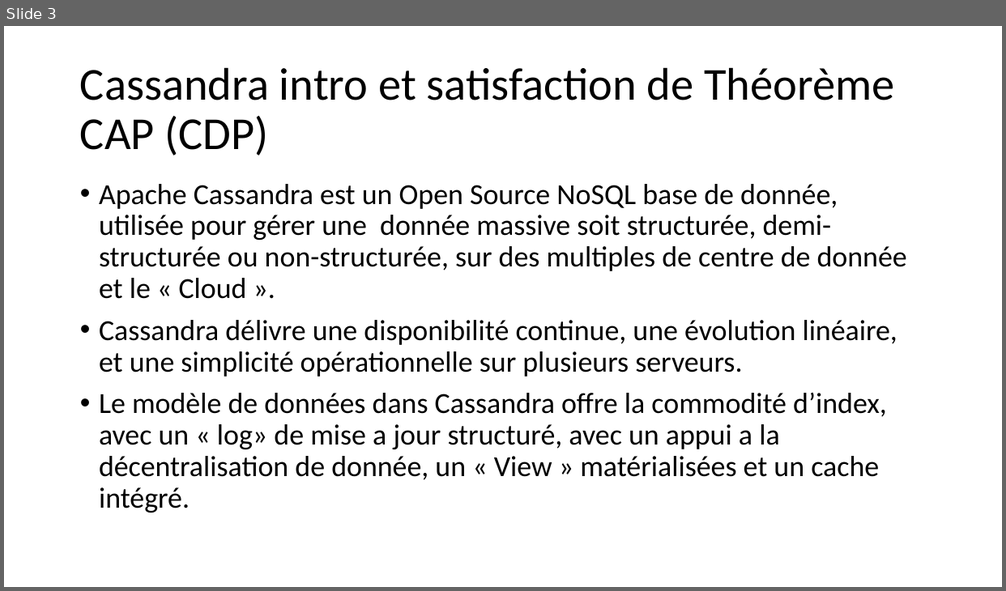
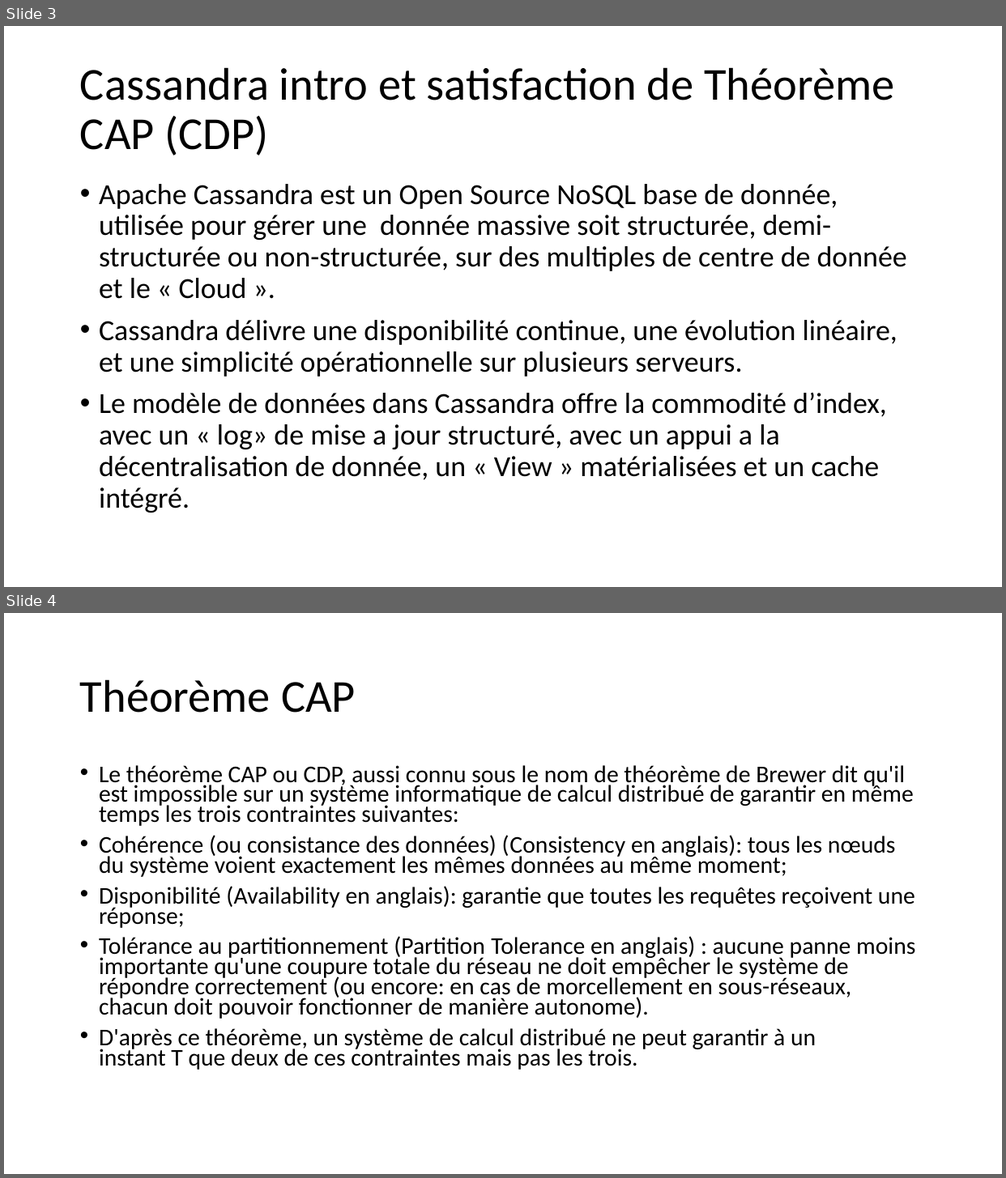
Before and after one commit to khalilbsaibes/cassandra, a slide deck: Cassandra.pptx. Shown one above the other, each under a label of ours: slide 3 before the commit, slides 3 and 4 after it. The pictures are 1006x591 and 1006x1178 pixels, drawn with LibreOffice and Linux fonts; fonts in the diff are those of the drawing. Boxes give left, top, right and bottom in pixels: in the first picture for what was removed or moved away, otherwise in the second. Text is boxed around its words. In the diff, an @@ line names an element or a change of style, - is before the commit and + after.

Commit message:
Update 2/2

```diff
--- a/Cassandra.pptx
+++ b/Cassandra.pptx
@@ slide 4 added at (4, 613, 1002, 1174), background #FFFFFF @@
@@ title added at (80, 679, 356, 713), 44 pt, text #000000 @@
+Théorème CAP
@@ text added at (99, 765, 915, 1070), 23.1 pt, text #000000 @@
+• Le théorème CAP ou CDP, aussi connu sous le nom de théorème de Brewer dit qu'il est impossible sur un système informatique de calcul distribué de garantir en même temps les trois contraintes suivantes:
+• Cohérence (ou consistance des données) (Consistency en anglais): tous les nœuds du système voient exactement les mêmes données au même moment;
+• Disponibilité (Availability en anglais): garantie que toutes les requêtes reçoivent une réponse;
+• Tolérance au partitionnement (Partition Tolerance en anglais) : aucune panne moins importante qu'une coupure totale du réseau ne doit empêcher le système de répondre correctement (ou encore: en cas de morcellement en sous-réseaux, chacun doit pouvoir fonctionner de manière autonome).
+• D'après ce théorème, un système de calcul distribué ne peut garantir à un instant T que deux de ces contraintes mais pas les trois.
```
Also in this commit, not shown: 2 other slides added.
